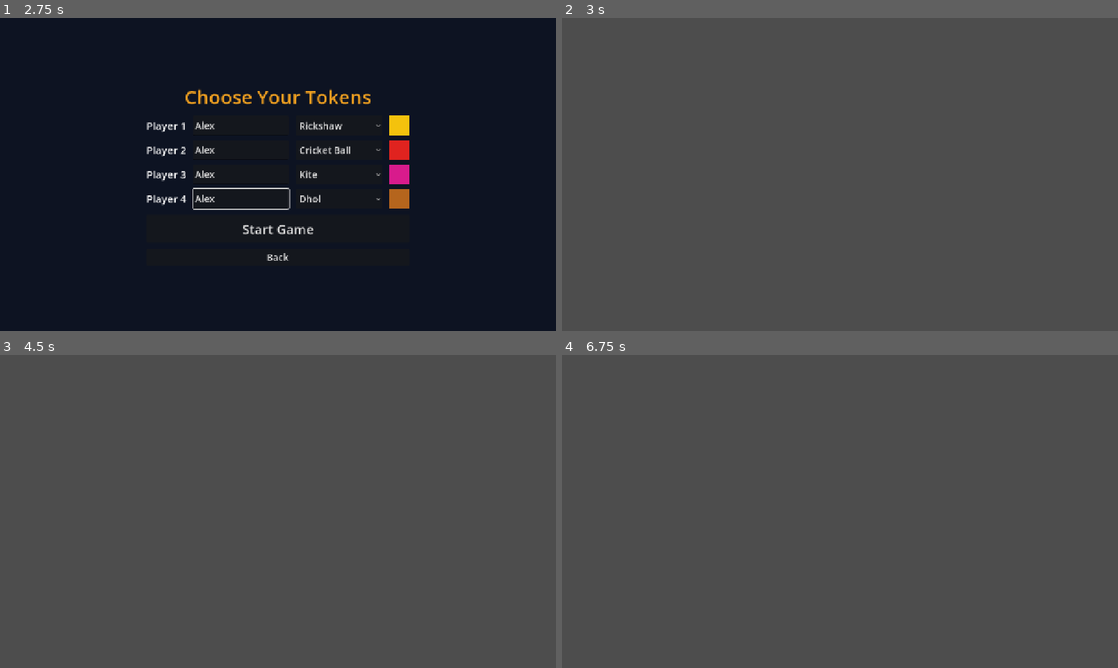
Above: before the commit, frames 1-4 (two rows, left to right).
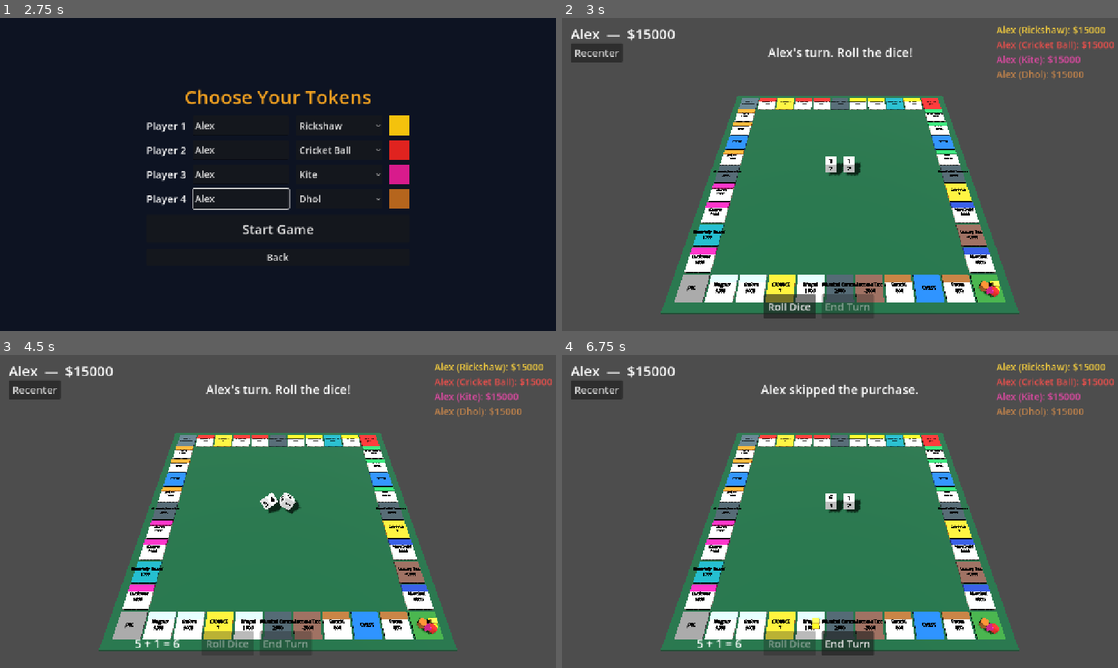
Above: after the commit, the same moments.

Repository: rathodkinjalba/india-cities
Game: Godot game, scene res://scenes/Main.tscn
Two runs of this game, one before a commit and one after it. Both use one fixed random seed, a clock stepped at 60 frames per second and the inputs below.
Inputs (mouse positions are in pixels of both pictures, inside the frame that each line leads up to):
- Up to frame 1 (2.75 s): click "Start Game" at 0.5 s; click (239, 124) at 1.27 s; type "Alex" at 1.35 s; click (239, 149) at 1.5 s; type "Alex" at 1.58 s; click (239, 174) at 1.73 s; type "Alex" at 1.82 s; click (239, 199) at 2.02 s; type "Alex" at 2.1 s
- Up to frame 2 (3 s): click "Start Game" at 2.75 s
- Up to frame 3 (4.5 s): click (33, 389) at 3.5 s, where only the run after the commit has a clickable "Recenter"; click (227, 642) at 4.25 s, where only the run after the commit has a clickable "Roll Dice"
- Up to frame 4 (6.75 s): click (595, 389) at 5 s, where only the run after the commit has a clickable "Recenter"; click (595, 389) at 5.75 s, where only the run after the commit has a clickable "Recenter"; click (906, 642) at 6.5 s, where only the run after the commit has a clickable "Skip"

Frame 1 is identical in both runs. In frame 2, 37% of the frame differs, in the area x 1-100%, y 2-96%; in frame 3, 37%; in frame 4, 37%.
Error before the commit: Parse Error: Cannot find member "TOKEN_COLORS" in base "GameConfig". (res://scripts/game/GameState.gd:31)

Commit message:
Fix blank Game screen: GameState referenced removed GameConfig.TOKEN_COLORS
- GameState.setup now uses GameConfig.token_for_player(i).color (the new themed
  token system); the stale TOKEN_COLORS ref was a compile error that broke Game.gd
  loading -> blank screen after Start (GUT headless didn't surface it)
- Guard _unhandled_input against null cam/state
- CI: fail the export if the verbose log shows a script Parse/Compile/load error

Co-Authored-By: Claude Opus 4.8 <noreply@anthropic.com>

Diff:
--- a/scenes/Game.gd
+++ b/scenes/Game.gd
@@ -292,6 +292,8 @@
 	_apply_camera()
 
 func _unhandled_input(event: InputEvent) -> void:
+	if cam == null or state == null:
+		return
 	if event is InputEventScreenTouch:
 		if event.pressed:
 			_touches[event.index] = event.position
--- a/scripts/game/GameState.gd
+++ b/scripts/game/GameState.gd
@@ -28,7 +28,7 @@
 	for i in num:
 		var nm: String = String(names[i]) if i < names.size() and String(names[i]) != "" else "Player %d" % (i + 1)
 		var p := Player.new(i, nm, board.starting_cash)
-		p.token_color = GameConfig.TOKEN_COLORS[i % GameConfig.TOKEN_COLORS.size()]
+		p.token_color = GameConfig.token_for_player(i).color
 		players.append(p)
 	props.clear()
 	for s in board.spaces:
Not shown, added: .claude/launch.json
Not shown, changed: .github/workflows/build.yml
